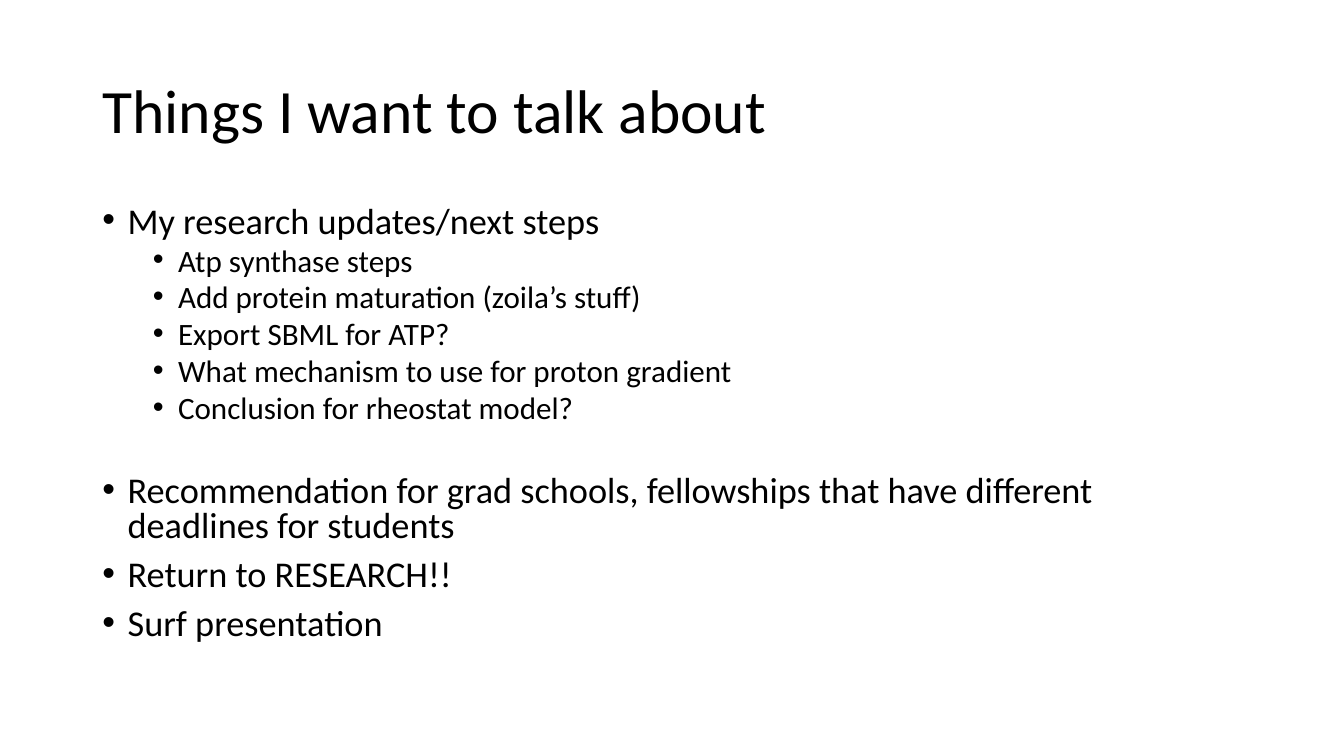
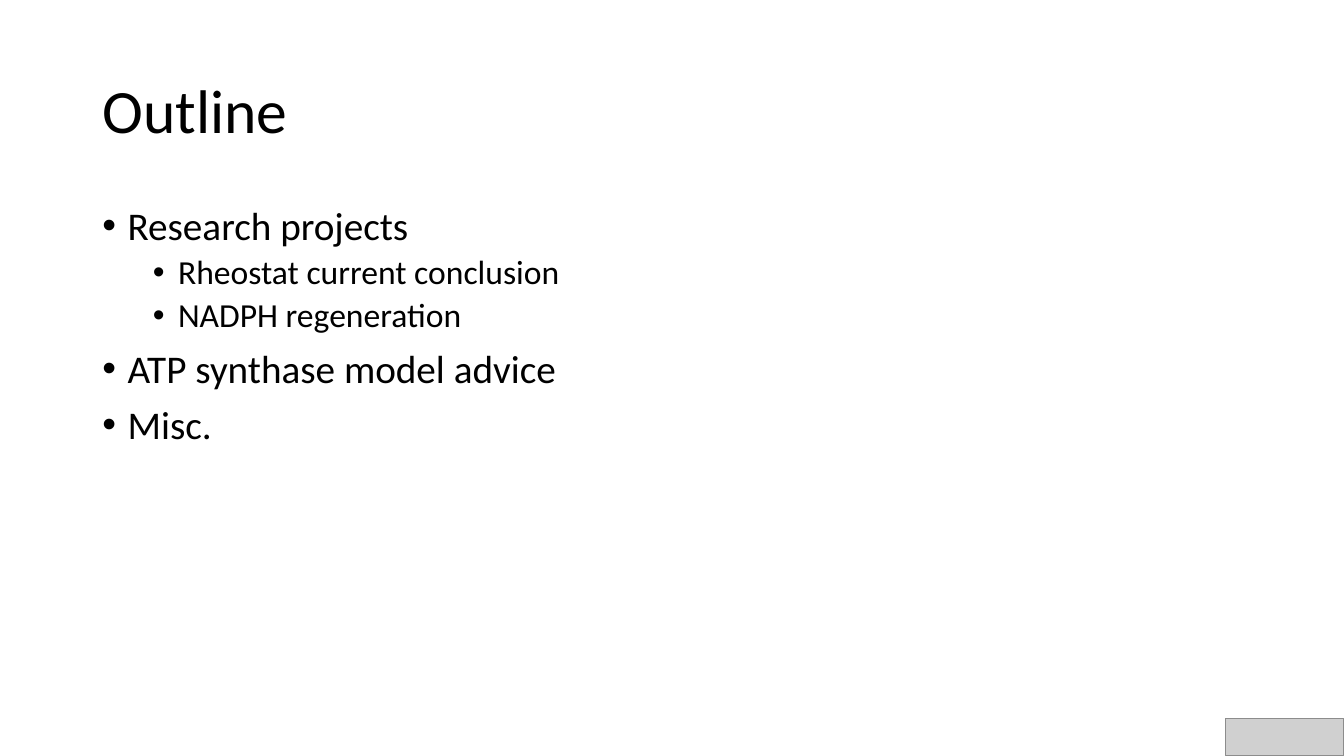
Before and after one commit to AnkitaRoychoudhury/ug_murray, a slide deck: slide 2 of miscellaneous/presentations/202020720_murray_mtg.pptx. Drawn at 1344x756 pixels with LibreOffice and Linux fonts; fonts in the diff are those of the drawing; grey boxes stand for pictures. Boxes give left, top, right and bottom in pixels: in the first picture for what was removed or moved away, otherwise in the second. Text is boxed around its words. In the diff, an @@ line names an element or a change of style, - is before the commit and + after.

```diff
--- a/miscellaneous/presentations/202020720_murray_mtg.pptx
+++ b/miscellaneous/presentations/202020720_murray_mtg.pptx
@@ title at (102, 90, 287, 134): text changed @@
-Things I want to talk about
+Outline
@@ text at (128, 212, 559, 440): text changed; size 25.9 to 28 pt @@
-• My research updates/next steps
-  • Atp synthase steps
-  • Add protein maturation (zoila’s stuff)
-  • Export SBML for ATP?
-  • What mechanism to use for proton gradient
-  • Conclusion for rheostat model?
-• Recommendation for grad schools, fellowships that have different deadlines for students
-• Return to RESEARCH!!
-• Surf presentation
+• Research projects
+  • Rheostat current conclusion
+  • NADPH regeneration
+• ATP synthase model advice
+• Misc.
@@ picture added at (1226, 718, 1344, 756) @@
```
Also in this commit, not shown: 4 other slides changed, 17 other files.
